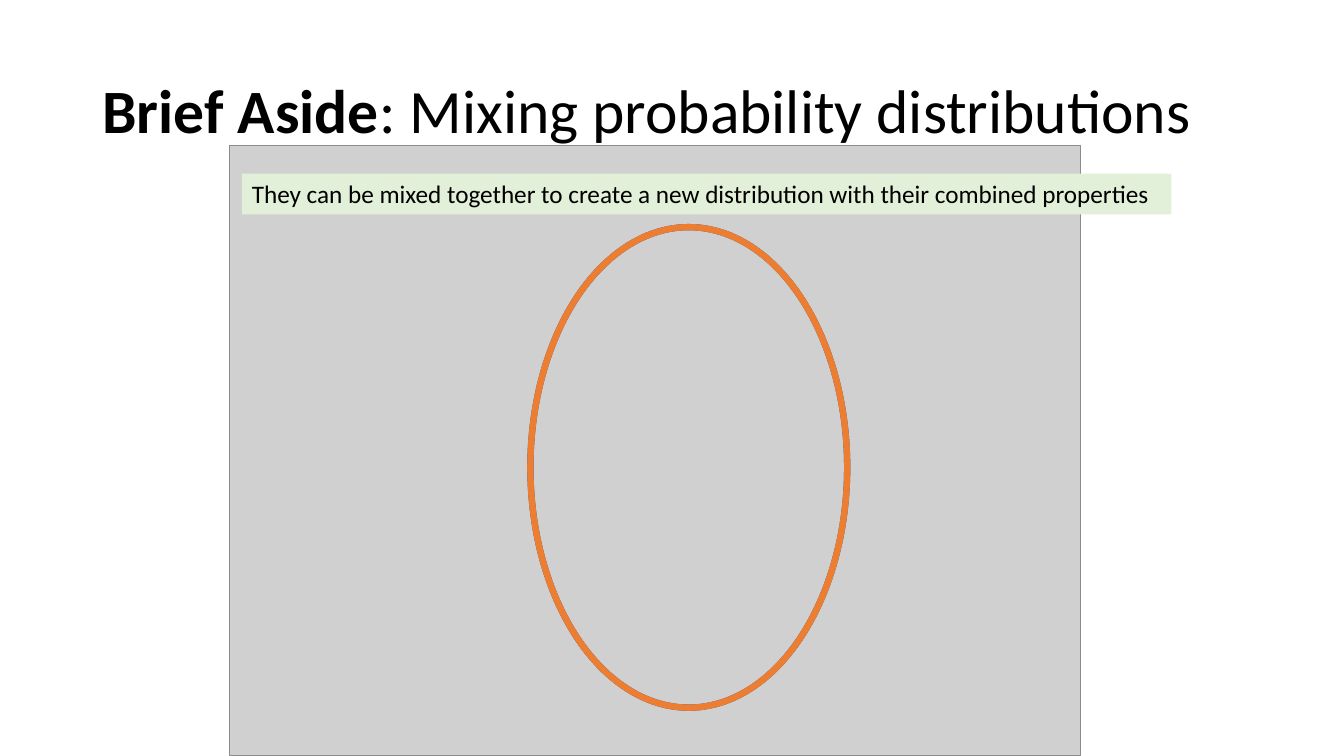
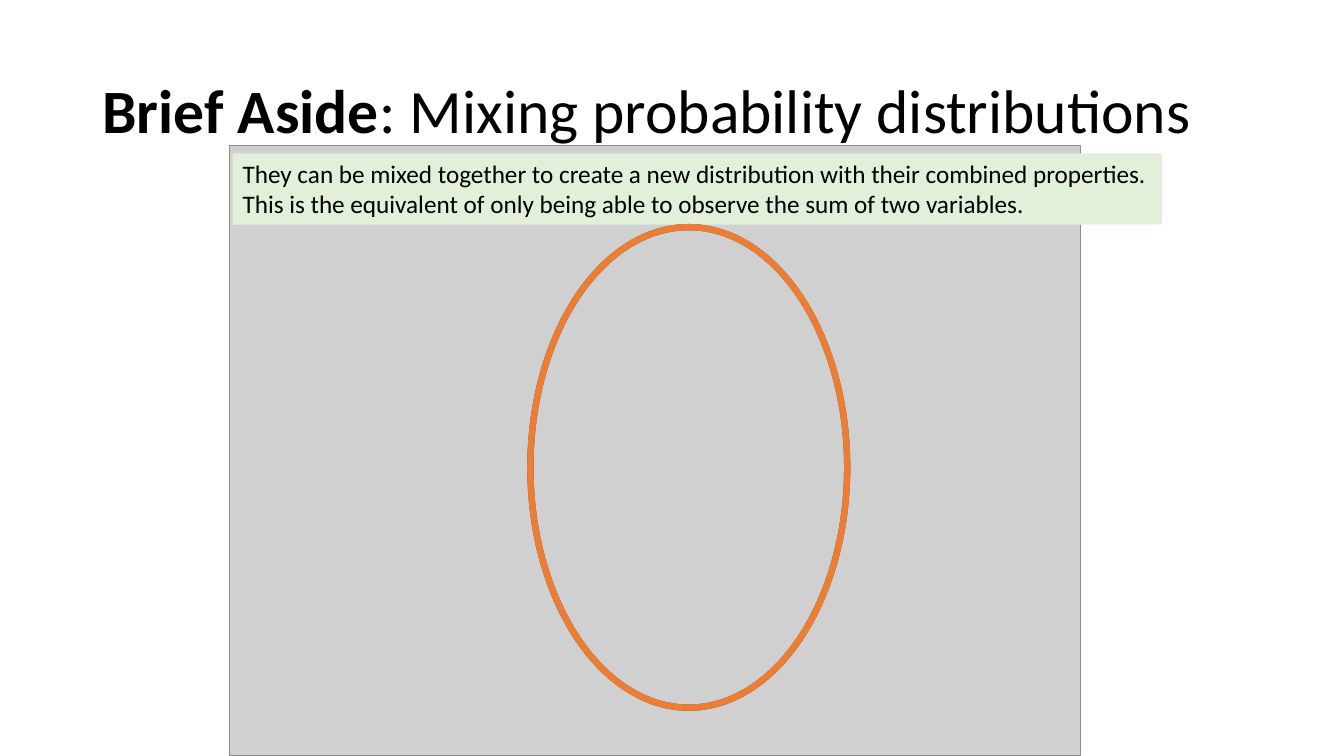
Before and after one commit to evanmadams/NAOC2020-Count-Data-Workshop, a slide deck: slide 21 of lessons/An Introduction to probability distributions.pptx. Drawn at 1344x756 pixels with LibreOffice and Linux fonts; fonts in the diff are those of the drawing; grey boxes stand for pictures. Boxes give left, top, right and bottom in pixels: in the first picture for what was removed or moved away, otherwise in the second. Text is boxed around its words. In the diff, an @@ line names an element or a change of style, - is before the commit and + after.

```diff
--- a/lessons/An Introduction to probability distributions.pptx
+++ b/lessons/An Introduction to probability distributions.pptx
@@ rectangle "They can be mixed together ...": place and size @@
-rectangle "They can be mixed together ..." at [242, 173, 1172, 214]
+rectangle "They can be mixed together ..." at [233, 153, 1163, 225]
@@ text in rectangle at [243, 165, 1145, 218]: text changed @@
-They can be mixed together to create a new distribution with their combined properties
+They can be mixed together to create a new distribution with their combined properties. This is the equivalent of only being able to observe the sum of two variables.
```
Also in this commit, not shown: 9 other slides changed, 2 other files.
